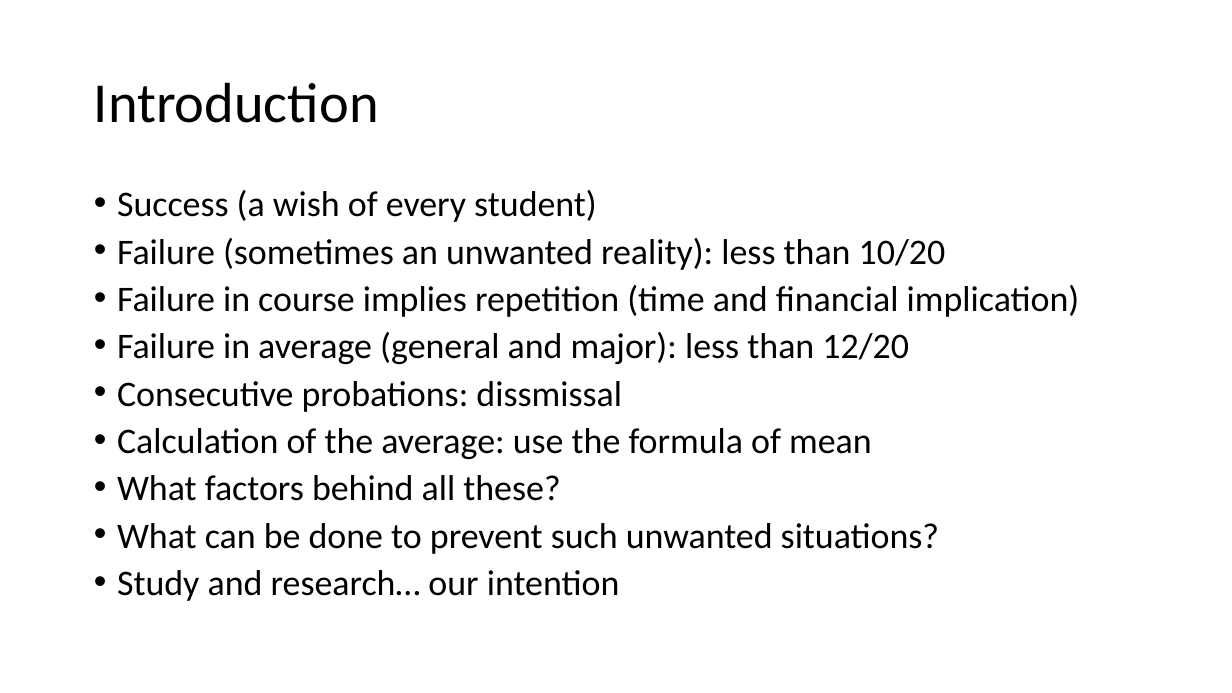
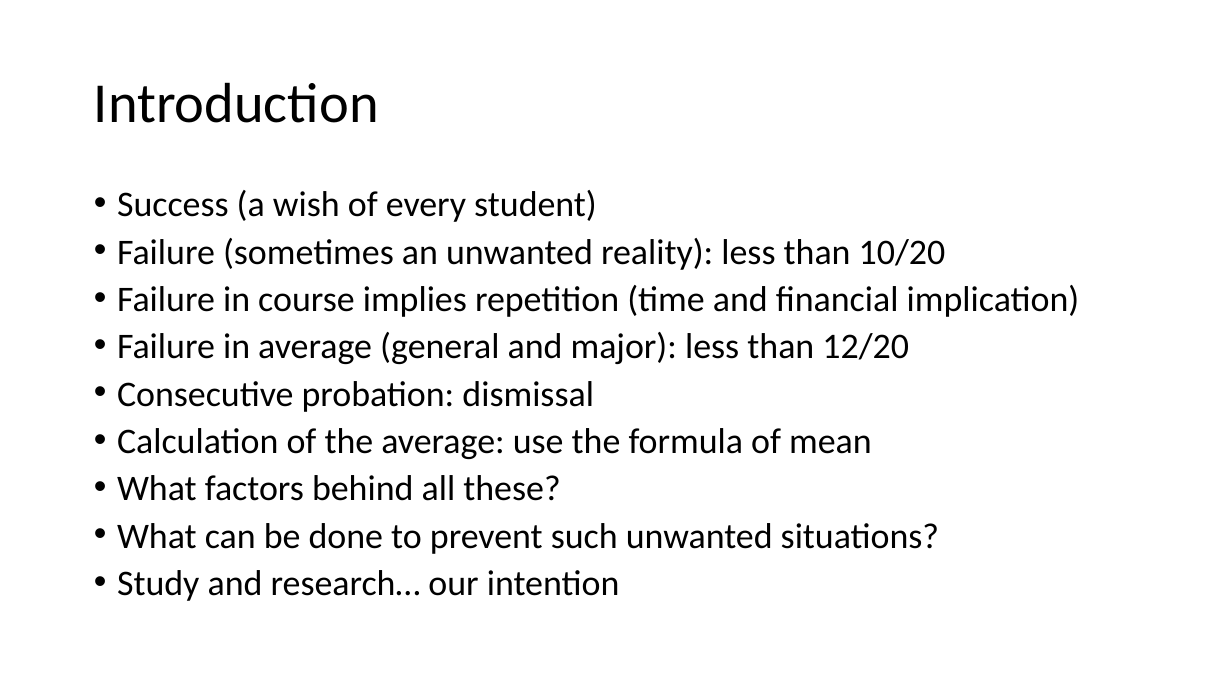
Before and after one commit to mutanganajoseph/Documents, a slide deck: slide 2 of auca/sem-2/study-research-edrom-8113/Study methods presentation.odp. Drawn at 1232x693 pixels with LibreOffice and Linux fonts; fonts in the diff are those of the drawing. Boxes give left, top, right and bottom in pixels: in the first picture for what was removed or moved away, otherwise in the second. Text is boxed around its words. In the diff, an @@ line names an element or a change of style, - is before the commit and + after.

```diff
--- a/auca/sem-2/study-research-edrom-8113/Study methods presentation.odp
+++ b/auca/sem-2/study-research-edrom-8113/Study methods presentation.odp
@@ text at [117, 381, 594, 412]: text changed @@
-• Consecutive probations: dissmissal
+• Consecutive probation: dismissal
```
Also in this commit, not shown: 4 other files.
